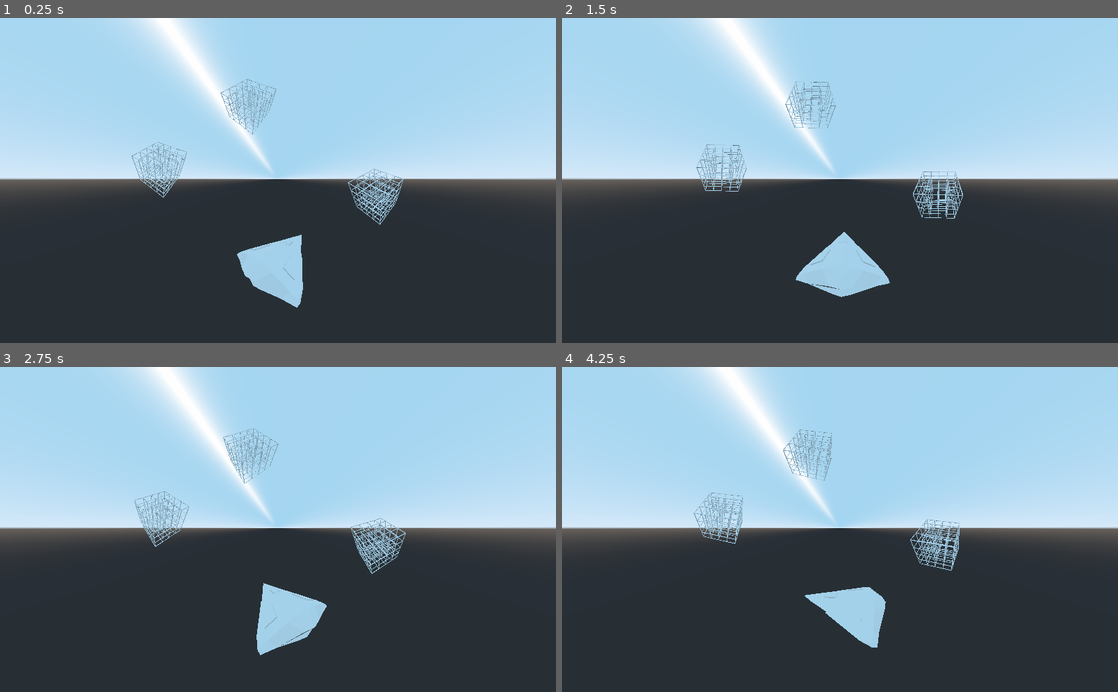
Above: before the commit, frames 1-4 (two rows, left to right).
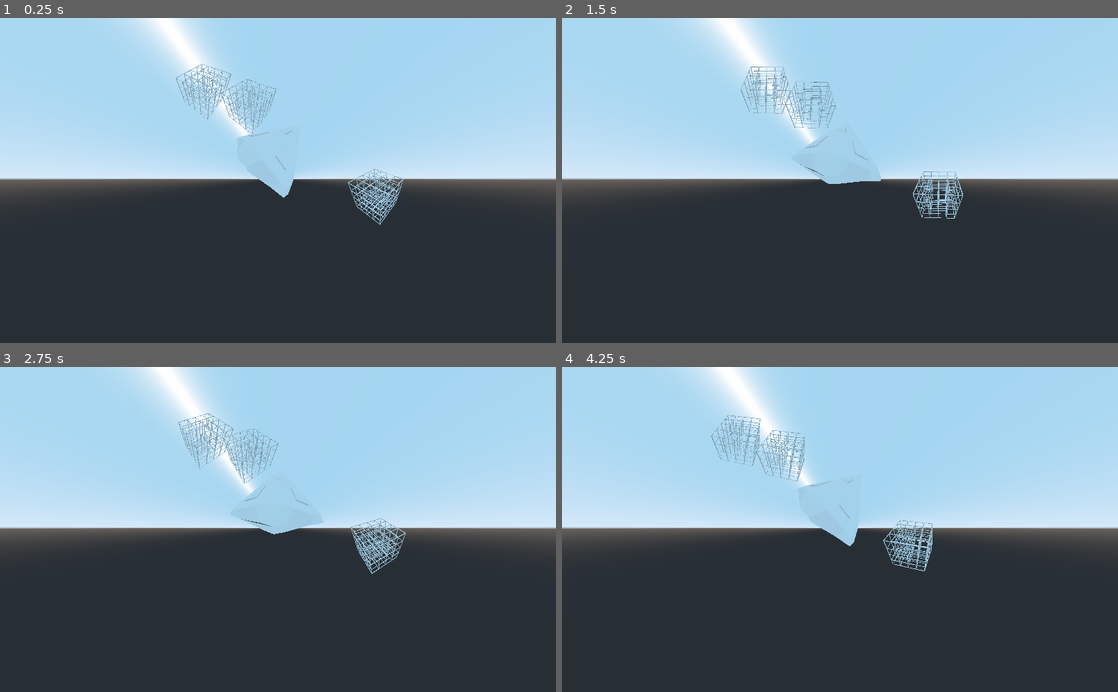
Above: after the commit, the same moments.

Repository: EamonnMR/galactic-night
Game: Godot game, scene res://main.tscn
Same seed, same stepped clock (60 frames per second), same inputs: the game is played once before the commit and once after it.
Inputs:
- Up to frame 1 (0.25 s): no input
- Up to frame 2 (1.5 s): hold Right (ui_right) 0.53-1.28 s; hold Left (ui_left) from 1.28 s (still down)
- Up to frame 3 (2.75 s): release Left (ui_left) at 2.03 s; hold Right (ui_right) from 2.03 s (still down)
- Up to frame 4 (4.25 s): release Right (ui_right) at 2.78 s; hold Up (ui_up) 2.78-3.53 s; hold Left (ui_left) from 3.53 s (still down)

The runs differ from the first frame. In frame 1, 3.2% of the frame differs, in the area x 23-55%, y 14-90%; in frame 2, 3.1%; in frame 3, 3.1%; in frame 4, 4.4%, in the area x 23-72%, y 14-87%.

Commit message:
Personal record for speed of implementing asteroids movment
Still going off in the wrong direction though

Mainly reffing Survive Space code, with a 2.5d twist

Diff:
--- a/MeshInstance.gd
+++ b/MeshInstance.gd
@@ -1,12 +1,16 @@
 extends MeshInstance
 
+export var offset = PI/4
+export var ortho_cam_angle = PI/4
+export var spin_aimlessly = true
 func _process(delta):
-	rotate_y(delta * 0.5)
+	if spin_aimlessly:
+		rotate_y(delta * 0.5)
 
 	var xform = \
 		Transform(global_transform.basis)\
-		.rotated(Vector3(0,1,0), PI/4)\
-		.rotated(Vector3(1,0,0), PI/4)
+		.rotated(Vector3(0,1,0), offset)\
+		.rotated(Vector3(1,0,0), ortho_cam_angle)
 
 	get_surface_material(0).set_shader_param("xform", xform)
 	get_surface_material(0).set_shader_param("inv_xform", xform.inverse())
--- /dev/null
+++ b/Spaceship.gd
@@ -0,0 +1,31 @@
+extends KinematicBody
+
+var max_speed = 100
+var accel = 0.01
+var turn = 1
+
+var linear_velocity = Vector2()
+
+const PLAY_AREA_RADIUS = 3000
+
+func _physics_process(delta):
+	linear_velocity = get_limited_velocity_with_thrust(delta)
+	rotation.y += delta * turn * get_rotation_change()
+	move_and_slide(Util.raise_25d(linear_velocity))
+
+
+func get_limited_velocity_with_thrust(delta):
+	if Input.is_action_pressed("ui_up"):
+		linear_velocity += Vector2(accel * delta * 100, 0).rotated(rotation.y)
+	if linear_velocity.length() > max_speed:
+		return Vector2(max_speed, 0).rotated(linear_velocity.angle())
+	else:
+		return linear_velocity
+
+func get_rotation_change():
+	var dc = 0
+	if Input.is_action_pressed("ui_left"):
+		dc -= 1
+	if Input.is_action_pressed("ui_right"):
+		dc += 1
+	return dc
--- /dev/null
+++ b/Util.gd
@@ -0,0 +1,7 @@
+extends Node
+
+func raise_25d(two_d_vec: Vector2):
+	return Vector3(two_d_vec.x, 0, two_d_vec.y)
+
+func flatten_25d(three_d_vec: Vector3):
+	return Vector2(three_d_vec.x, three_d_vec.z)
--- a/main.tscn
+++ b/main.tscn
@@ -1,17 +1,12 @@
-[gd_scene load_steps=9 format=2]
+[gd_scene load_steps=10 format=2]
 
 [ext_resource path="res://perspective.gdshader" type="Shader" id=1]
 [ext_resource path="res://MeshInstance.gd" type="Script" id=2]
 [ext_resource path="res://grid.obj" type="ArrayMesh" id=3]
 [ext_resource path="res://asset_sources/xic_prospector_ma.obj" type="ArrayMesh" id=4]
+[ext_resource path="res://Spaceship.gd" type="Script" id=5]
 
 [sub_resource type="ShaderMaterial" id=6]
-shader = ExtResource( 1 )
-shader_param/xform = null
-shader_param/inv_xform = null
-shader_param/S = 0.5
-
-[sub_resource type="ShaderMaterial" id=5]
 shader = ExtResource( 1 )
 shader_param/xform = null
 shader_param/inv_xform = null
@@ -29,25 +24,36 @@
 shader_param/inv_xform = null
 shader_param/S = 0.5
 
+[sub_resource type="ShaderMaterial" id=5]
+shader = ExtResource( 1 )
+shader_param/xform = null
+shader_param/inv_xform = null
+shader_param/S = 0.5
+
 [node name="Spatial" type="Spatial"]
 
-[node name="Camera" type="Camera" parent="."]
+[node name="CameraTransform" type="Spatial" parent="."]
+
+[node name="Camera" type="Camera" parent="CameraTransform"]
 transform = Transform( 0.707107, 0.5, -0.5, 0, 0.707107, 0.707107, 0.707107, -0.5, 0.5, -4, 4, 4 )
 projection = 1
 size = 9.82505
 far = 500.0
 
-[node name="MeshInstance" type="MeshInstance" parent="."]
-transform = Transform( 1, 0, 0, 0, 1, 0, 0, 0, 1, -3.30178, 0, 3.44212 )
+[node name="Spaceship" type="KinematicBody" parent="."]
+script = ExtResource( 5 )
+
+[node name="Graphics" type="MeshInstance" parent="Spaceship"]
 mesh = ExtResource( 4 )
+skeleton = NodePath("../..")
 material/0 = SubResource( 6 )
 script = ExtResource( 2 )
+spin_aimlessly = false
 
-[node name="MeshInstance2" type="MeshInstance" parent="."]
-transform = Transform( 1, 0, 0, 0, 1, 0, 0, 0, 1, -3.30178, 0, -1.71519 )
-mesh = ExtResource( 3 )
-material/0 = SubResource( 5 )
-script = ExtResource( 2 )
+[node name="CameraFollower" type="RemoteTransform" parent="Spaceship"]
+remote_path = NodePath("../../CameraTransform")
+update_rotation = false
+update_scale = false
 
 [node name="MeshInstance3" type="MeshInstance" parent="."]
 transform = Transform( 1, 0, 0, 0, 1, 0, 0, 0, 1, 0.507011, 0, -1.71519 )
@@ -60,3 +66,13 @@
 mesh = ExtResource( 3 )
 material/0 = SubResource( 4 )
 script = ExtResource( 2 )
+
+[node name="Asteroid" type="RigidBody" parent="."]
+transform = Transform( 1, 0, 0, 0, 1, 0, 0, 0, 1, 0, 0, -3.12977 )
+axis_lock_linear_y = true
+
+[node name="MeshInstance2" type="MeshInstance" parent="Asteroid"]
+mesh = ExtResource( 3 )
+skeleton = NodePath("../..")
+material/0 = SubResource( 5 )
+script = ExtResource( 2 )
--- a/project.godot
+++ b/project.godot
@@ -14,10 +14,24 @@
 run/main_scene="res://main.tscn"
 config/icon="res://icon.png"
 
+[autoload]
+
+Util="*res://Util.gd"
+
 [global]
 
 contrast=false
 sharp=false
+
+[input]
+
+ui_up={
+"deadzone": 0.5,
+"events": [ Object(InputEventKey,"resource_local_to_scene":false,"resource_name":"","device":0,"alt":false,"shift":false,"control":false,"meta":false,"command":false,"pressed":false,"scancode":16777232,"physical_scancode":0,"unicode":0,"echo":false,"script":null)
+, Object(InputEventJoypadButton,"resource_local_to_scene":false,"resource_name":"","device":0,"button_index":12,"pressure":0.0,"pressed":false,"script":null)
+, Object(InputEventKey,"resource_local_to_scene":false,"resource_name":"","device":0,"alt":false,"shift":false,"control":false,"meta":false,"command":false,"pressed":false,"scancode":0,"physical_scancode":87,"unicode":0,"echo":false,"script":null)
+ ]
+}
 
 [physics]
 
